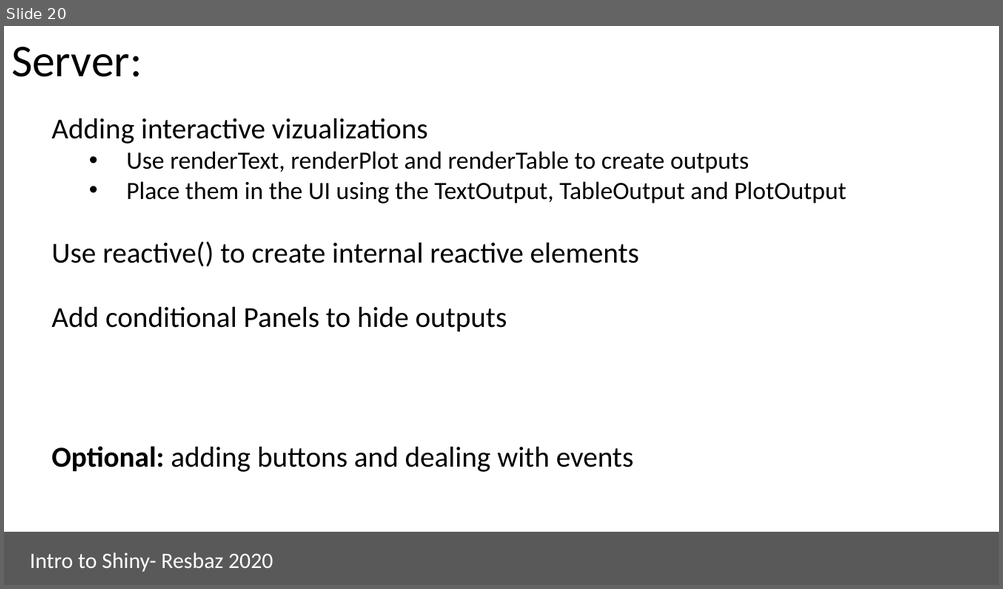
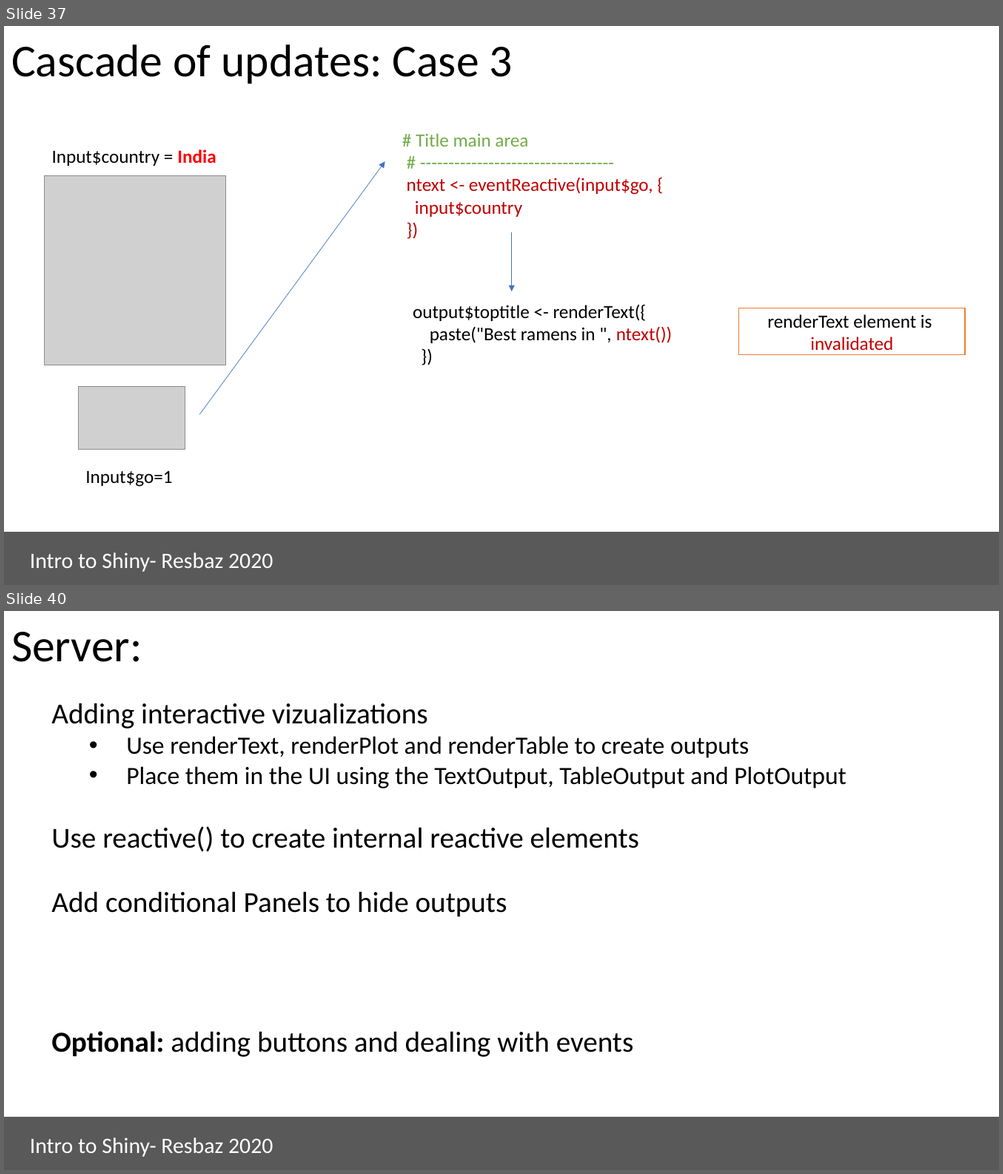
Before and after one commit to aponsero/Shiny_app_workshop_2020, a slide deck: Presentation/Presentation_slides.pptx. Shown one above the other, each under a label of ours: slide 20 before the commit, slides 37 and 40 after it; the slides between them are not shown. The pictures are 1003x589 and 1003x1174 pixels, drawn with LibreOffice and Linux fonts; fonts in the diff are those of the drawing; grey boxes stand for pictures. Boxes give left, top, right and bottom in pixels: in the first picture for what was removed or moved away, otherwise in the second. Text is boxed around its words. In the diff, an @@ line names an element or a change of style, - is before the commit and + after.

```diff
--- a/Presentation/Presentation_slides.pptx
+++ b/Presentation/Presentation_slides.pptx
@@ slide 37 added at [4, 26, 999, 585], background #FFFFFF @@
@@ title added at [11, 44, 512, 84], 44 pt, text #000000 @@
+Cascade of updates: Case 3
@@ text added at [407, 133, 653, 217], 18 pt, text #70AD47 @@
+# Title main area
+# ----------------------------------
+ntext <- eventReactive(input$go, {
+input$country
+})
@@ text added at [52, 150, 216, 166], 18 pt, text #000000 @@
+Input$country = India
@@ picture added at [44, 176, 225, 366] @@
@@ arrow added from (199, 414) to (385, 162), #4472C4 0.5 pt @@
@@ arrow added from (512, 232) to (512, 292), #4472C4 0.5 pt @@
@@ text added at [412, 305, 672, 343], 18 pt, text #000000 @@
+output$toptitle <- renderText({
+paste("Best ramens in ", ntext())
+})
@@ rectangle added at [739, 309, 965, 355], fill #FFFFFF, outline #ED7D31 1 pt, 18 pt, text #000000 @@
+renderText element is
+invalidated
@@ picture added at [79, 386, 185, 450] @@
@@ text added at [85, 471, 172, 487], 18 pt, text #000000 @@
+Input$go=1
@@ rectangle added at [4, 534, 999, 585], fill #595959, outline #595959 1 pt @@
@@ rectangle added at [22, 543, 302, 577], outline #595959 0.75 pt, 21.3 pt, text #FFFFFF @@
+Intro to Shiny- Resbaz 2020
@@ what was slide 20 is now slide 40 @@
```
Also in this commit, not shown: 19 other slides added, 1 other file.
